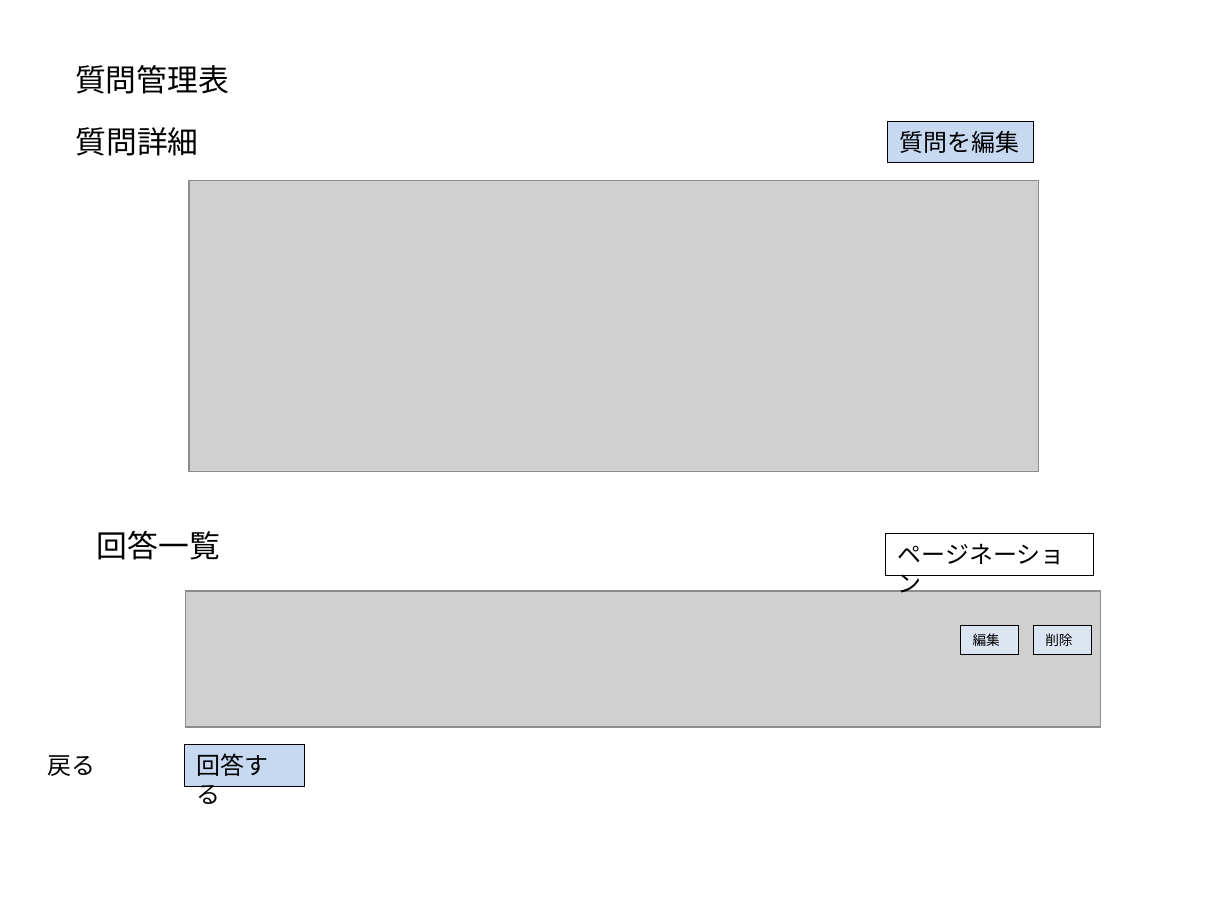
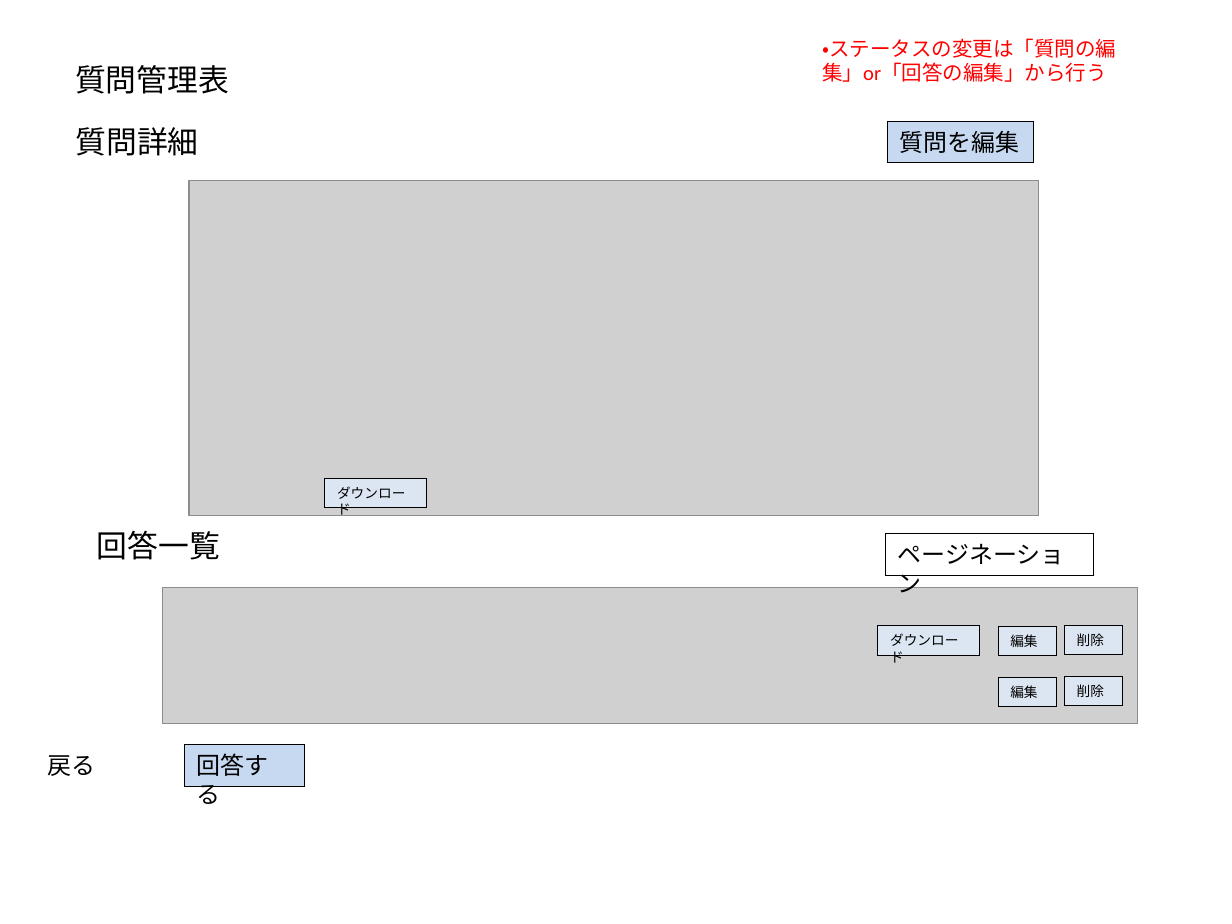
Before and after one commit to t-shimada/qa-docs, a slide deck: slide 3 of 画面一覧.pptx. Drawn at 1232x924 pixels with LibreOffice and Linux fonts; fonts in the diff are those of the drawing; grey boxes stand for pictures. Boxes give left, top, right and bottom in pixels: in the first picture for what was removed or moved away, otherwise in the second. Text is boxed around its words. In the diff, an @@ line names an element or a change of style, - is before the commit and + after.

Commit message:
画面一覧とテーブル仕様書を修正

```diff
--- a/画面一覧.pptx
+++ b/画面一覧.pptx
@@ text added at box(822, 38, 1116, 82), 12 pt, text #FF0000 @@
+・ステータスの変更は「質問の編集」or「回答の編集」から行う
@@ picture: place and size @@
-picture at box(190, 181, 1040, 472)
+picture at box(188, 181, 1039, 516)
@@ rectangle added at box(325, 478, 428, 508), fill #DCE6F2, outline #000000 0.75 pt, 8 pt, text #000000 @@
+ダウンロード
@@ picture: place and size @@
-picture at box(186, 591, 1101, 727)
+picture at box(163, 588, 1138, 723)
@@ rectangle added at box(878, 626, 981, 655), fill #DCE6F2, outline #000000 0.75 pt, 8 pt, text #000000 @@
+ダウンロード
@@ rectangle "編集": place and size @@
-rectangle "編集" at box(961, 626, 1019, 655)
+rectangle "編集" at box(998, 627, 1056, 657)
@@ rectangle "削除": place and size @@
-rectangle "削除" at box(1034, 626, 1092, 655)
+rectangle "削除" at box(1064, 626, 1122, 655)
@@ rectangle added at box(998, 678, 1056, 707), fill #DCE6F2, outline #000000 0.75 pt, 8 pt, text #000000 @@
+編集
@@ rectangle added at box(1064, 676, 1122, 706), fill #DCE6F2, outline #000000 0.75 pt, 8 pt, text #000000 @@
+削除
```
Also in this commit, not shown: 5 other slides changed, 1 slide added, 1 slide removed, 2 other files.
